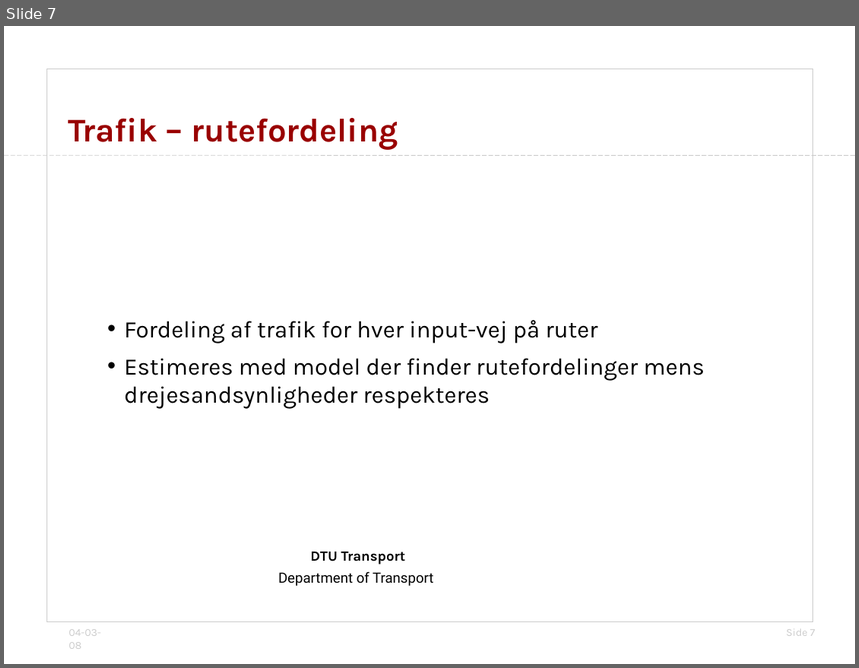
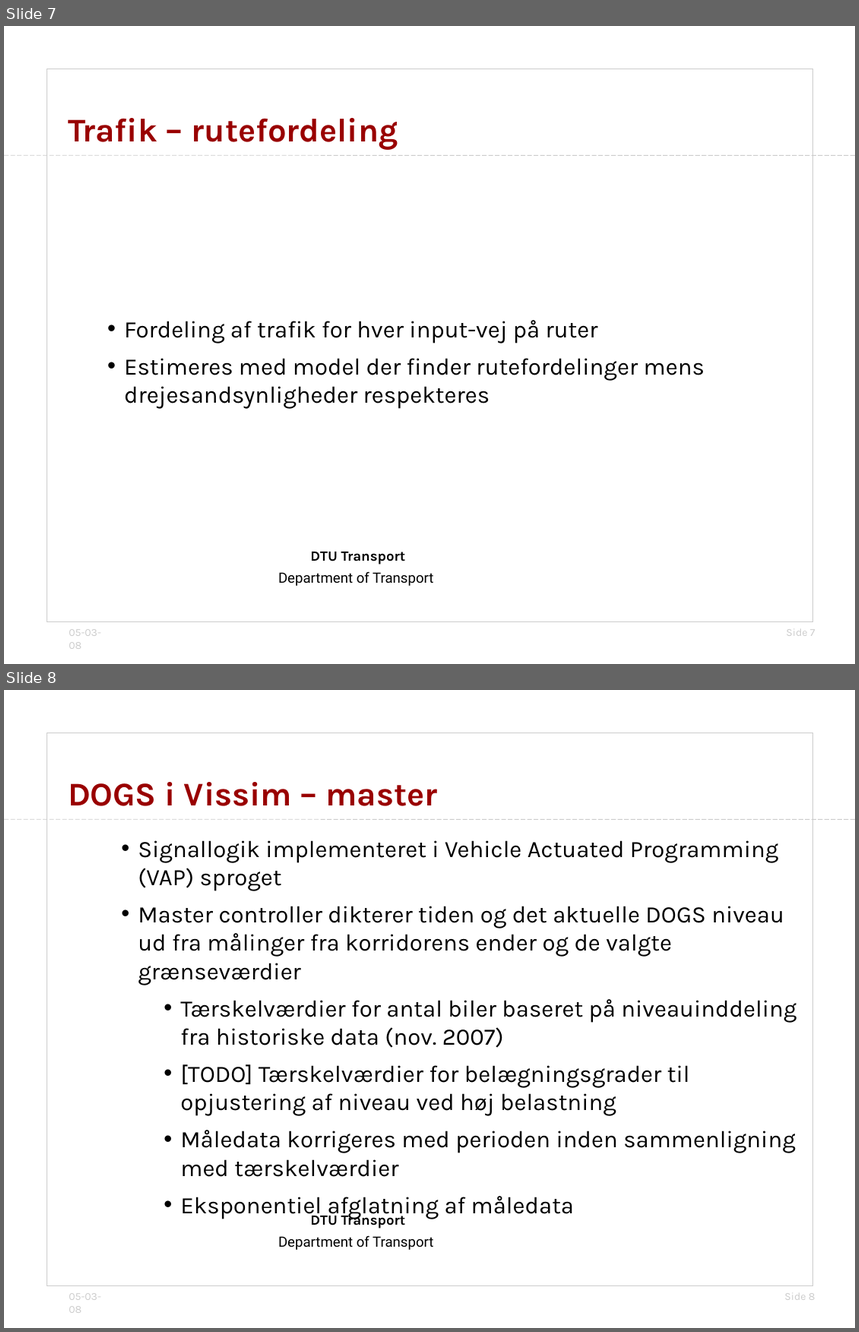
Before and after one commit to jonyonyx/greenwaves, a slide deck: thesis/præsentation_simulering_dogs.odp. Shown one above the other, each under a label of ours: slide 7 before the commit, slides 7 and 8 after it. The pictures are 859x668 and 859x1332 pixels, drawn with LibreOffice and Linux fonts; fonts in the diff are those of the drawing; background and template pictures are left out. Boxes give left, top, right and bottom in pixels: in the first picture for what was removed or moved away, otherwise in the second. Text is boxed around its words. In the diff, an @@ line names an element or a change of style, - is before the commit and + after.

```diff
--- a/thesis/præsentation_simulering_dogs.odp
+++ b/thesis/præsentation_simulering_dogs.odp
@@ slide 8 added at (4, 690, 855, 1328), background #FFFFFF; not listed: 6 template elements that a slide beside it also shows @@
@@ title added at (68, 782, 438, 806), 28 pt, text #990000, bold @@
+DOGS i Vissim – master
@@ subtitle added at (138, 840, 797, 1220), 20 pt, text #000000 @@
+• Signallogik implementeret i Vehicle Actuated Programming (VAP) sproget
+• Master controller dikterer tiden og det aktuelle DOGS niveau ud fra målinger fra korridorens ender og de valgte grænseværdier
+  • Tærskelværdier for antal biler baseret på niveauinddeling fra historiske data (nov. 2007)
+  • [TODO] Tærskelværdier for belægningsgrader til opjustering af niveau ved høj belastning
+  • Måledata korrigeres med perioden inden sammenligning med tærskelværdier
+  • Eksponentiel afglatning af måledata
@@ slide 7 changed as well @@
@@ text at (69, 629, 101, 649): text changed @@
-04-03-08
+05-03-08
```
Also in this commit, not shown: 8 other slides changed, 1 other slide added, 1 slide removed, 6 other files.
